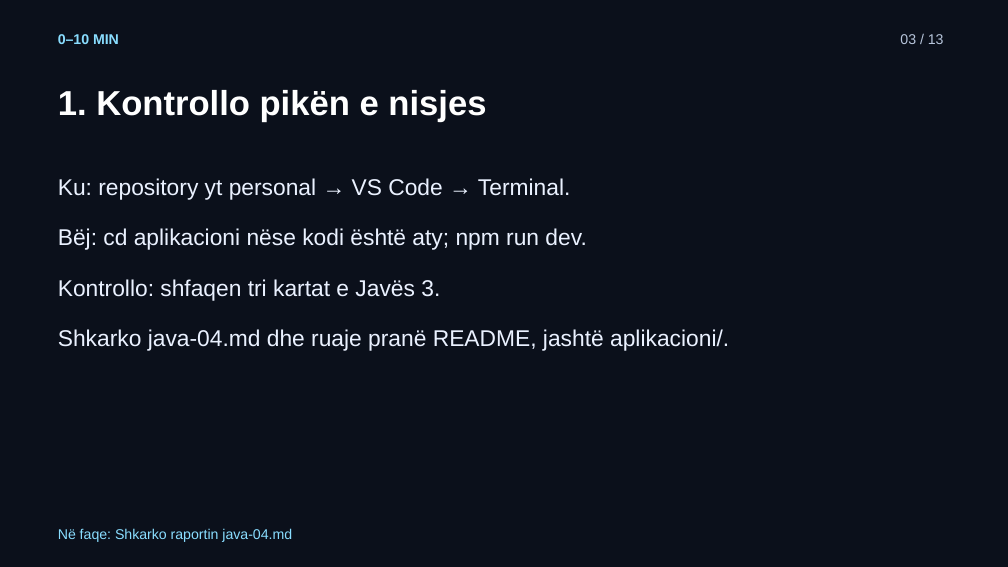
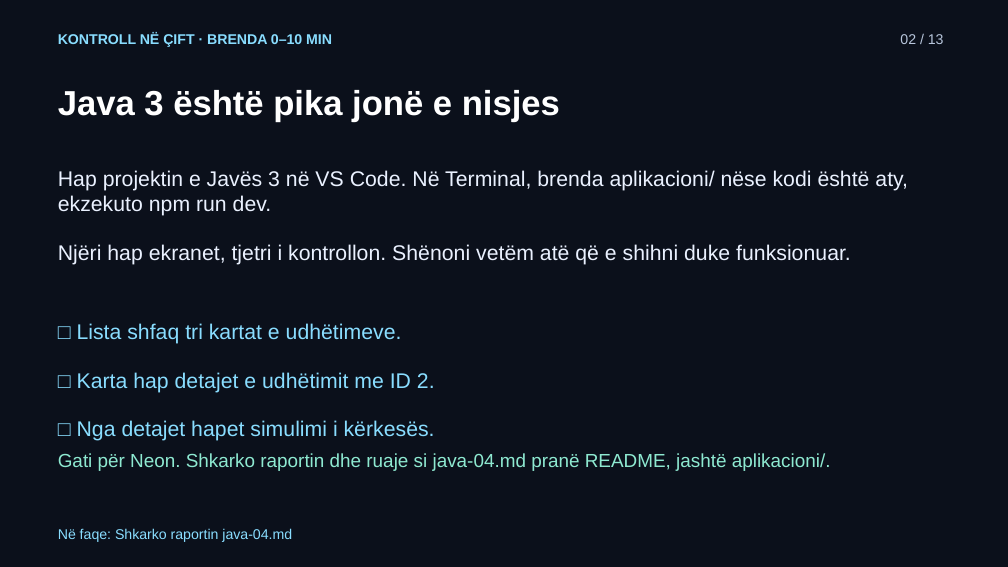
Before and after one commit to arbenl/arbenl.github.io, a slide deck: slide 2 of lendet/2026-2027/mobile/lectures/ushtrimet-04-neon-rideshare-2026.pptx (slide 3 before the commit). Drawn at 1008x567 pixels with LibreOffice and Linux fonts; fonts in the diff are those of the drawing. Boxes give left, top, right and bottom in pixels: in the first picture for what was removed or moved away, otherwise in the second. Text is boxed around its words. In the diff, an @@ line names an element or a change of style, - is before the commit and + after.

```diff
--- a/lendet/2026-2027/mobile/lectures/ushtrimet-04-neon-rideshare-2026.pptx
+++ b/lendet/2026-2027/mobile/lectures/ushtrimet-04-neon-rideshare-2026.pptx
@@ text at bbox=[58, 33, 332, 47]: text changed @@
-0–10 MIN
+KONTROLL NË ÇIFT · BRENDA 0–10 MIN
@@ text at bbox=[900, 34, 944, 44]: text changed @@
-03 / 13
+02 / 13
@@ text at bbox=[58, 90, 560, 122]: text changed @@
-1. Kontrollo pikën e nisjes
+Java 3 është pika jonë e nisjes
@@ text removed at bbox=[58, 178, 729, 350] @@
-Ku: repository yt personal → VS Code → Terminal.
-Bëj: cd aplikacioni nëse kodi është aty; npm run dev.
-Kontrollo: shfaqen tri kartat e Javës 3.
-Shkarko java-04.md dhe ruaje pranë README, jashtë aplikacioni/.
@@ text added at bbox=[58, 170, 908, 265], 20.2 pt, text #EAF1FF @@
+Hap projektin e Javës 3 në VS Code. Në Terminal, brenda aplikacioni/ nëse kodi është aty, ekzekuto npm run dev.
+Njëri hap ekranet, tjetri i kontrollon. Shënoni vetëm atë që e shihni duke funksionuar.
@@ text added at bbox=[77, 323, 435, 441], 20.2 pt, text #89DDFF @@
+□ Lista shfaq tri kartat e udhëtimeve.
+□ Karta hap detajet e udhëtimit me ID 2.
+□ Nga detajet hapet simulimi i kërkesës.
@@ text added at bbox=[58, 453, 831, 471], 18 pt, text #8EE9D1 @@
+Gati për Neon. Shkarko raportin dhe ruaje si java-04.md pranë README, jashtë aplikacioni/.
```
Also in this commit, not shown: 2 other slides changed, 1 slide added, 1 slide removed, 15 other files.
